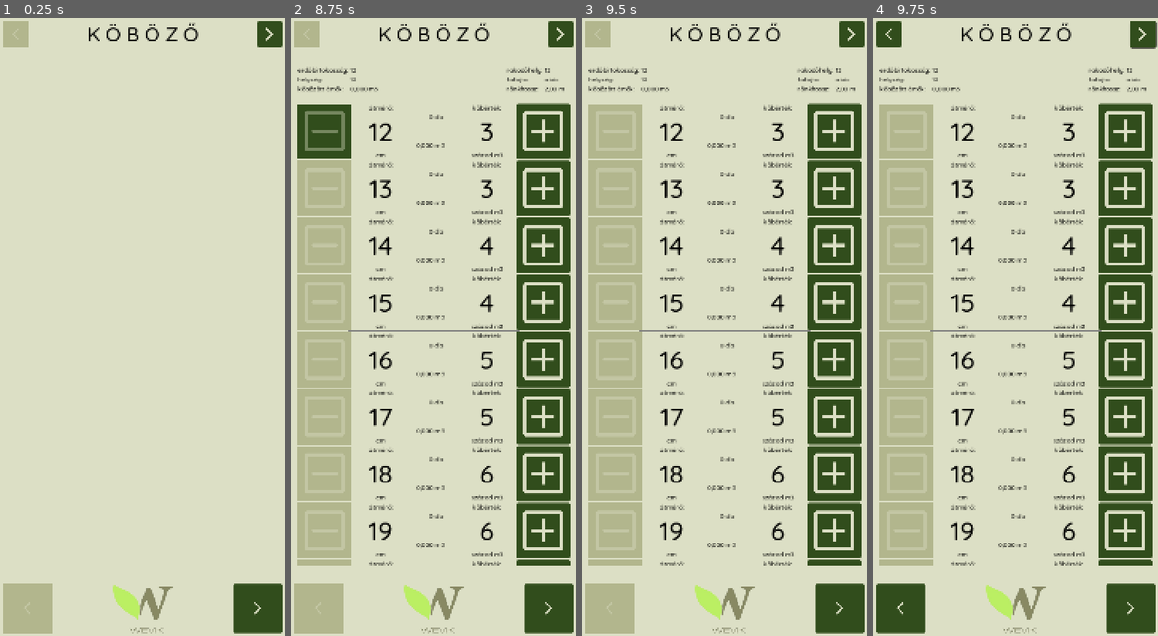
Above: before the commit, frames 1-4 (left to right).
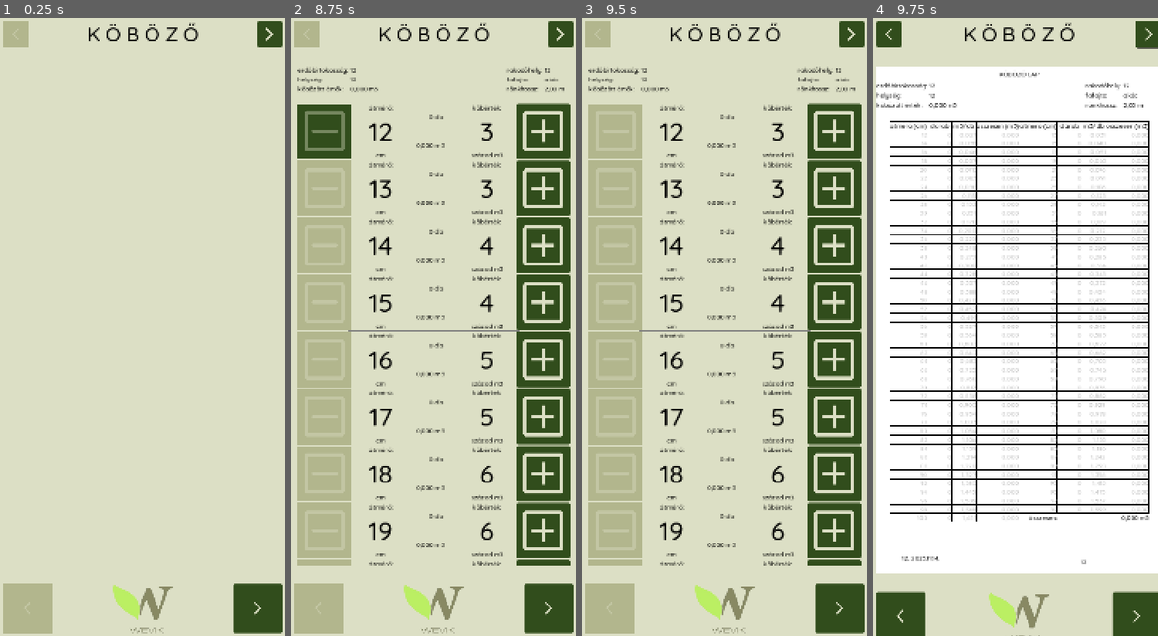
Above: after the commit, the same moments.

Repository: rolika/kob_g
Game: Godot game, scene res://main.tscn
The game is run twice, just before and just after one commit, with the same random seed, the same clock (stepped at 60 frames per second) and the same inputs.
Inputs (mouse positions are in pixels of both pictures, inside the frame that each line leads up to):
- Up to frame 1 (0.25 s): no input
- Up to frame 2 (8.75 s): click (558, 36) at 0.52 s; click (450, 160) at 1.27 s; type "12" at 1.35 s; click (450, 215) at 1.5 s; type "12" at 1.58 s; click (450, 271) at 1.73 s; type "12" at 1.82 s; click (450, 327) at 2.02 s; type "12" at 2.1 s; click (433, 605) at 2.75 s; click (558, 36) at 3.52 s; click "akác" at 4.25 s; click "2,00 m" at 5 s; click (541, 129) at 5.77 s; click (325, 129) at 6.5 s; click (541, 129) at 7.27 s; click (325, 129) at 8 s
- Up to frame 3 (9.5 s): click (724, 605) at 8.75 s
- Up to frame 4 (9.75 s): click (1140, 36) at 9.52 s

Frames 1-3 are identical in both runs. In frame 4, 83% of the frame differs, in the area x 1-100%, y 0-100%.
Error before the commit: Invalid type in function 'add' in base 'MarginContainer (hud.gd)'. The Object-derived class of argument 1 (ColorRect (report.gd)) is not a subclass of the expe…

Commit message:
report is shown in hud

Diff:
--- a/scenes/report.tscn
+++ b/scenes/report.tscn
@@ -57,13 +57,16 @@
 
 [sub_resource type="StyleBoxEmpty" id="StyleBoxEmpty_smm52"]
 
-[node name="Report" type="ColorRect"]
+[node name="CenterContainer" type="CenterContainer"]
+offset_right = 40.0
+offset_bottom = 40.0
+
+[node name="Report" type="ColorRect" parent="."]
 custom_minimum_size = Vector2(720, 1280)
-offset_right = 720.0
-offset_bottom = 1280.0
+layout_mode = 2
 script = ExtResource("2_smm52")
 
-[node name="TitleLabel" type="Label" parent="."]
+[node name="TitleLabel" type="Label" parent="Report"]
 layout_mode = 0
 offset_right = 720.0
 offset_bottom = 40.0
@@ -73,11 +76,11 @@
 horizontal_alignment = 1
 vertical_alignment = 1
 
-[node name="PileHead" parent="." instance=ExtResource("2_q5px1")]
+[node name="PileHead" parent="Report" instance=ExtResource("2_q5px1")]
 offset_top = 40.0
 offset_bottom = 80.0
 
-[node name="ReportGrid" type="GridContainer" parent="."]
+[node name="ReportGrid" type="GridContainer" parent="Report"]
 custom_minimum_size = Vector2(656, 0)
 layout_mode = 0
 offset_left = 32.0
@@ -88,63 +91,63 @@
 theme_override_constants/v_separation = 0
 columns = 8
 
-[node name="DiameterLabel" type="Label" parent="ReportGrid"]
+[node name="DiameterLabel" type="Label" parent="Report/ReportGrid"]
 layout_mode = 2
 size_flags_horizontal = 3
 theme_override_styles/normal = SubResource("StyleBoxFlat_66ide")
 text = "átmérő (cm)"
 horizontal_alignment = 1
 
-[node name="QuantityLabel" type="Label" parent="ReportGrid"]
+[node name="QuantityLabel" type="Label" parent="Report/ReportGrid"]
 layout_mode = 2
 size_flags_horizontal = 3
 theme_override_styles/normal = SubResource("StyleBoxFlat_smm52")
 text = "darab"
 horizontal_alignment = 1
 
-[node name="SingleVolumeLabel" type="Label" parent="ReportGrid"]
+[node name="SingleVolumeLabel" type="Label" parent="Report/ReportGrid"]
 layout_mode = 2
 size_flags_horizontal = 3
 theme_override_styles/normal = SubResource("StyleBoxFlat_q5px1")
 text = "m3/db"
 horizontal_alignment = 1
 
-[node name="VolumeLabel" type="Label" parent="ReportGrid"]
+[node name="VolumeLabel" type="Label" parent="Report/ReportGrid"]
 layout_mode = 2
 size_flags_horizontal = 3
 theme_override_styles/normal = SubResource("StyleBoxFlat_4lv02")
 text = "összesen (m3)"
 horizontal_alignment = 1
 
-[node name="DiameterLabel2" type="Label" parent="ReportGrid"]
+[node name="DiameterLabel2" type="Label" parent="Report/ReportGrid"]
 layout_mode = 2
 size_flags_horizontal = 3
 theme_override_styles/normal = SubResource("StyleBoxFlat_66ide")
 text = "átmérő (cm)"
 horizontal_alignment = 1
 
-[node name="QuantityLabel2" type="Label" parent="ReportGrid"]
+[node name="QuantityLabel2" type="Label" parent="Report/ReportGrid"]
 layout_mode = 2
 size_flags_horizontal = 3
 theme_override_styles/normal = SubResource("StyleBoxFlat_smm52")
 text = "darab"
 horizontal_alignment = 1
 
-[node name="SingleVolumeLabel2" type="Label" parent="ReportGrid"]
+[node name="SingleVolumeLabel2" type="Label" parent="Report/ReportGrid"]
 layout_mode = 2
 size_flags_horizontal = 3
 theme_override_styles/normal = SubResource("StyleBoxFlat_q5px1")
 text = "m3/db"
 horizontal_alignment = 1
 
-[node name="VolumeLabel2" type="Label" parent="ReportGrid"]
+[node name="VolumeLabel2" type="Label" parent="Report/ReportGrid"]
 layout_mode = 2
 size_flags_horizontal = 3
 theme_override_styles/normal = SubResource("StyleBoxFlat_4lv02")
 text = "összesen (m3)"
 horizontal_alignment = 1
 
-[node name="DateLabel" type="Label" parent="."]
+[node name="DateLabel" type="Label" parent="Report"]
 layout_mode = 0
 offset_left = 64.0
 offset_top = 1232.0
@@ -152,14 +155,14 @@
 offset_bottom = 1255.0
 theme_override_colors/font_color = Color(0, 0, 0, 1)
 
-[node name="Line2D" type="Line2D" parent="."]
+[node name="Line2D" type="Line2D" parent="Report"]
 position = Vector2(402.175, 1224)
 scale = Vector2(1.08772, 1)
 points = PackedVector2Array(0, 0, 0, 0, 0, 0, 0, 0, 0, 0, 0, 0, 0, 0, 0, 0, 0, 0, 0, 0, 0, 0, 0, 0, 0, 0, 0, 0, 0, 0, 0 …(516 unchanged characters)…
 width = 2.0
 default_color = Color(0, 0, 0, 1)
 
-[node name="PersonButton" type="Button" parent="."]
+[node name="PersonButton" type="Button" parent="Report"]
 custom_minimum_size = Vector2(200, 40)
 layout_mode = 0
 offset_left = 424.0
@@ -180,4 +183,4 @@
 theme_override_styles/normal = SubResource("StyleBoxEmpty_smm52")
 text = "Weisz Viktor"
 
-[connection signal="pressed" from="PersonButton" to="." method="_on_person_button_pressed"]
+[connection signal="pressed" from="Report/PersonButton" to="Report" method="_on_person_button_pressed"]
